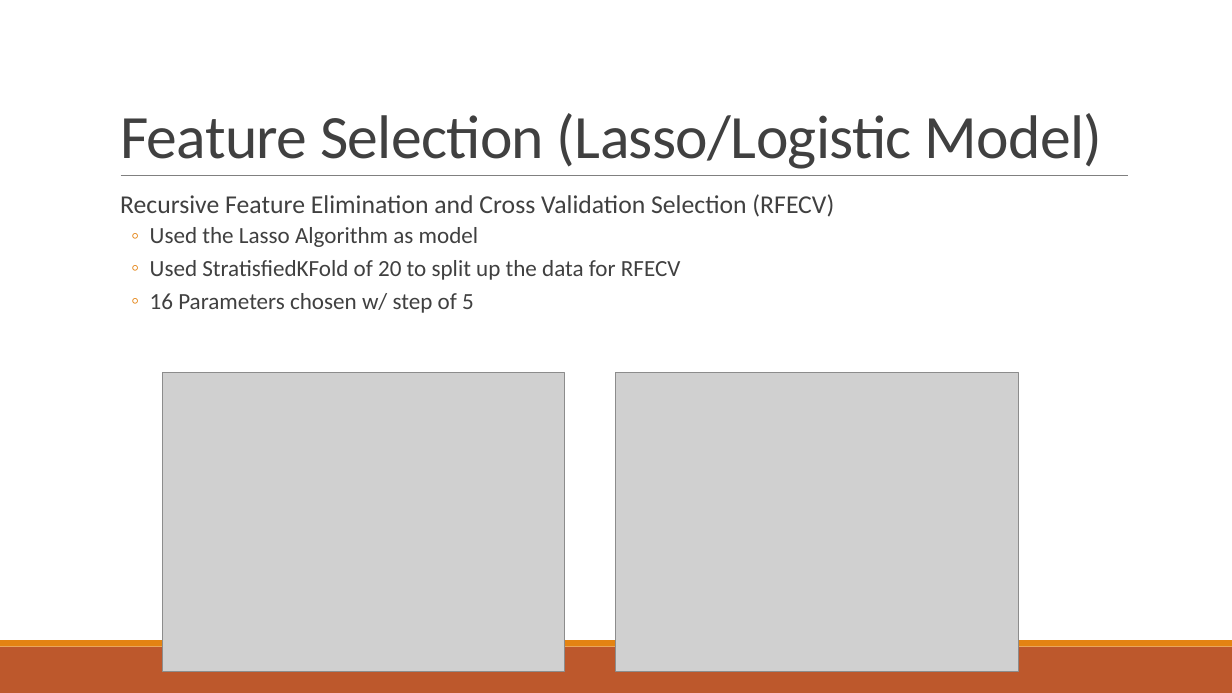
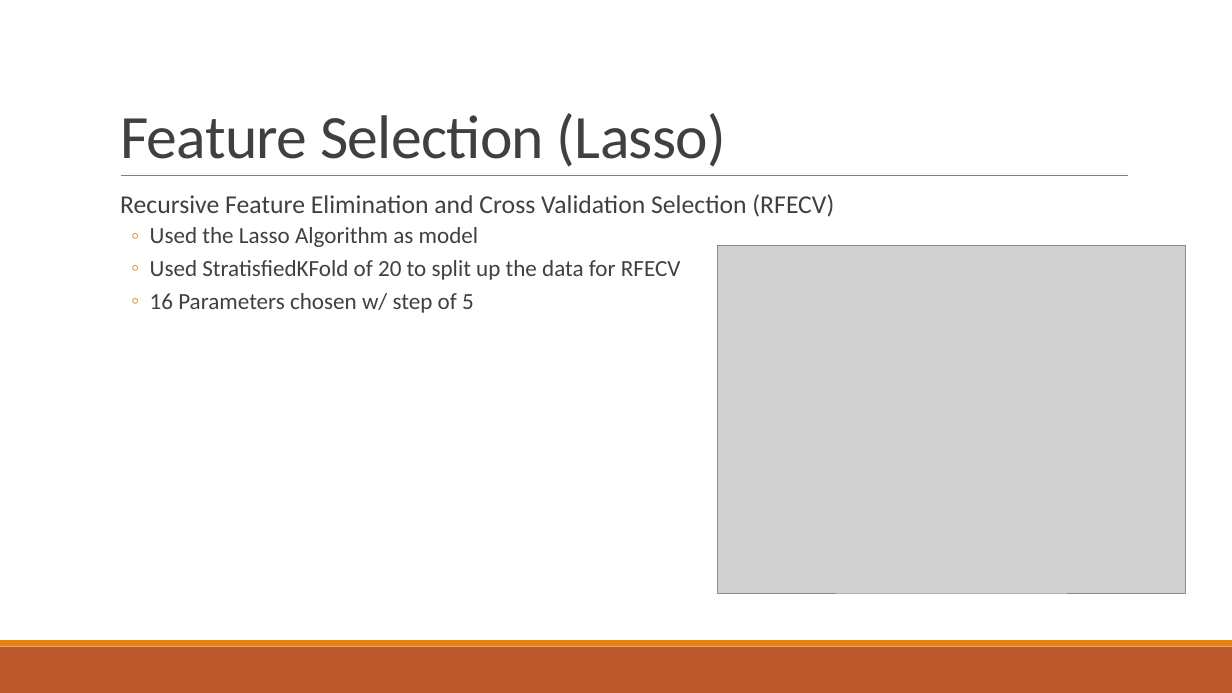
Before and after one commit to suong4554/Machine-Learning-Poly-U, a slide deck: slide 8 of Presentation.pptx. Drawn at 1232x693 pixels with LibreOffice and Linux fonts; fonts in the diff are those of the drawing; grey boxes stand for pictures. Boxes give left, top, right and bottom in pixels: in the first picture for what was removed or moved away, otherwise in the second. Text is boxed around its words. In the diff, an @@ line names an element or a change of style, - is before the commit and + after.

```diff
--- a/Presentation.pptx
+++ b/Presentation.pptx
@@ title at box(120, 113, 726, 167): text changed @@
-Feature Selection (Lasso/Logistic Model)
+Feature Selection (Lasso)
@@ picture: place and size @@
-picture at box(163, 372, 565, 672)
+picture at box(718, 246, 1186, 593)
@@ picture removed at box(616, 372, 1019, 672) @@
```
Also in this commit, not shown: 1 other slide changed, 4 other files.
